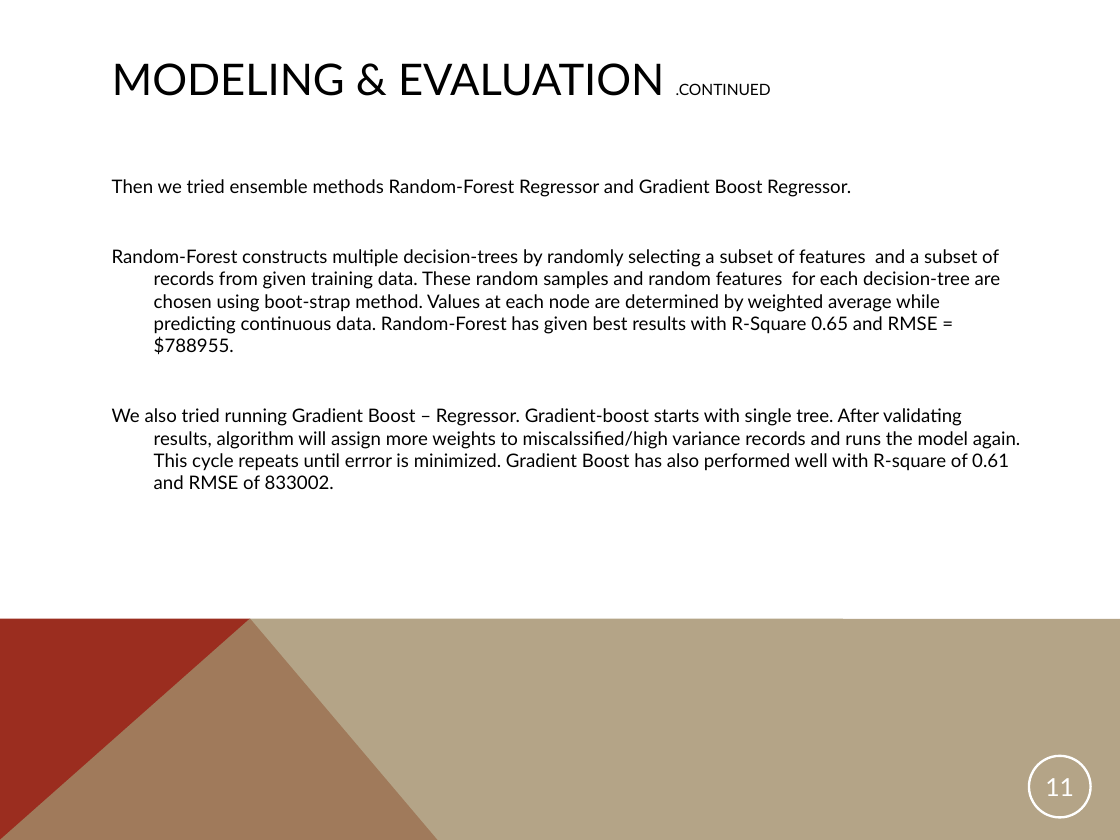
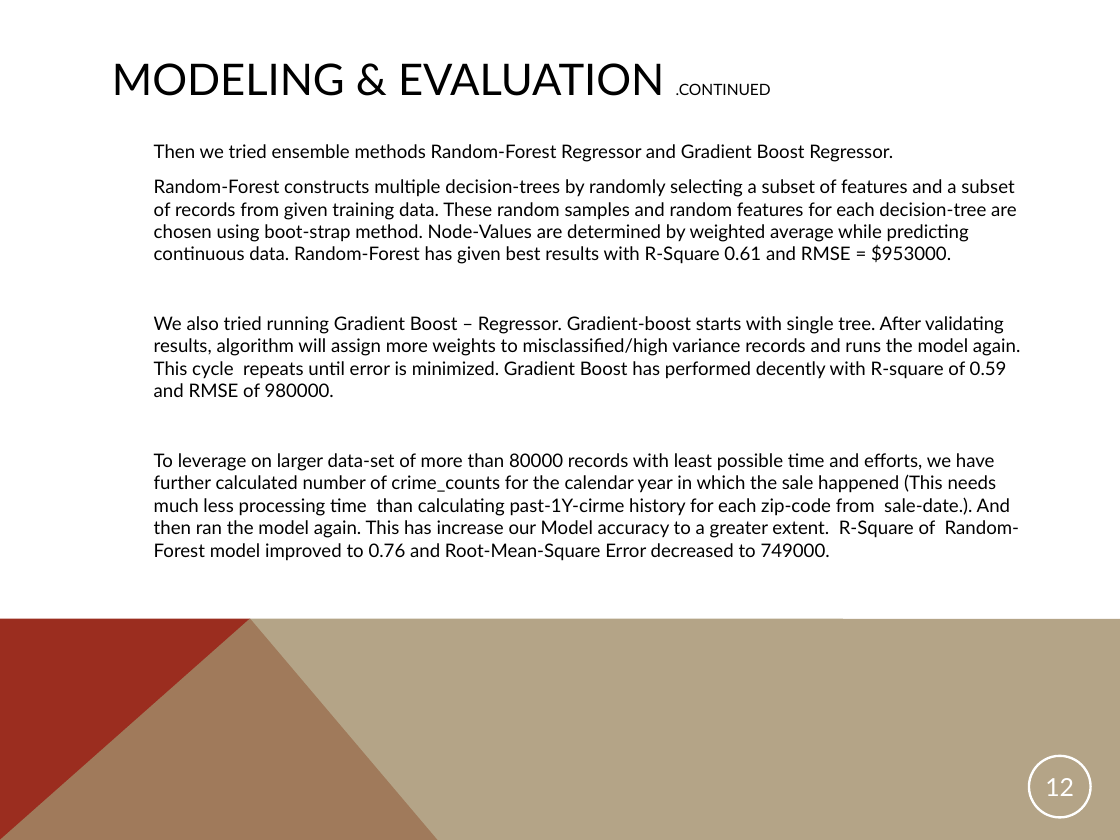
Before and after one commit to yerraeee/mY_SpringBoard, a slide deck: slide 12 of Capstone1_House_Price_Prediction/my_CapStone1_House_Price_Prediction_Presentation.ppt (slide 11 before the commit). Drawn at 1120x840 pixels with LibreOffice and Linux fonts; fonts in the diff are those of the drawing. Boxes give left, top, right and bottom in pixels: in the first picture for what was removed or moved away, otherwise in the second. Text is boxed around its words. In the diff, an @@ line names an element or a change of style, - is before the commit and + after.

```diff
--- a/Capstone1_House_Price_Prediction/my_CapStone1_House_Price_Prediction_Presentation.ppt
+++ b/Capstone1_House_Price_Prediction/my_CapStone1_House_Price_Prediction_Presentation.ppt
@@ text at box(154, 179, 1020, 561): text changed @@
-Random-Forest constructs multiple decision-trees by randomly selecting a subset of features and a subset of records from given training data. These random samples and random features for each decision-tree are chosen using boot-strap method. Values at each node are determined by weighted average while predicting continuous data. Random-Forest has given best results with R-Square 0.65 and RMSE = $788955.
-We also tried running Gradient Boost – Regressor. Gradient-boost starts with single tree. After validating results, algorithm will assign more weights to miscalssified/high variance records and runs the model again. This cycle repeats until errror is minimized. Gradient Boost has also performed well with R-square of 0.61 and RMSE of 833002.
+Random-Forest constructs multiple decision-trees by randomly selecting a subset of features and a subset of records from given training data. These random samples and random features for each decision-tree are chosen using boot-strap method. Node-Values are determined by weighted average while predicting continuous data. Random-Forest has given best results with R-Square 0.61 and RMSE = $953000.
+We also tried running Gradient Boost – Regressor. Gradient-boost starts with single tree. After validating results, algorithm will assign more weights to misclassified/high variance records and runs the model again. This cycle repeats until error is minimized. Gradient Boost has performed decently with R-square of 0.59 and RMSE of 980000.
+To leverage on larger data-set of more than 80000 records with least possible time and efforts, we have further calculated number of crime_counts for the calendar year in which the sale happened (This needs much less processing time than calculating past-1Y-cirme history for each zip-code from sale-date.). And then ran the model again. This has increase our Model accuracy to a greater extent. R-Square of Random-Forest model improved to 0.76 and Root-Mean-Square Error decreased to 749000.
@@ page number at box(1045, 778, 1074, 796): text changed @@
-11
+12
```
Also in this commit, not shown: 5 other slides changed, 3 slides added, 2 slides removed, 2 other files.
